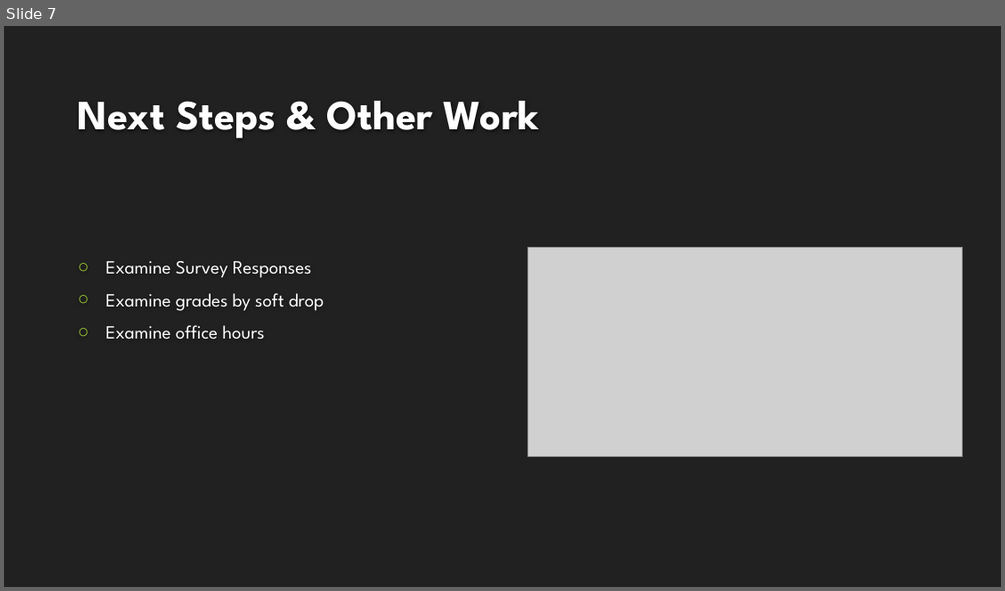
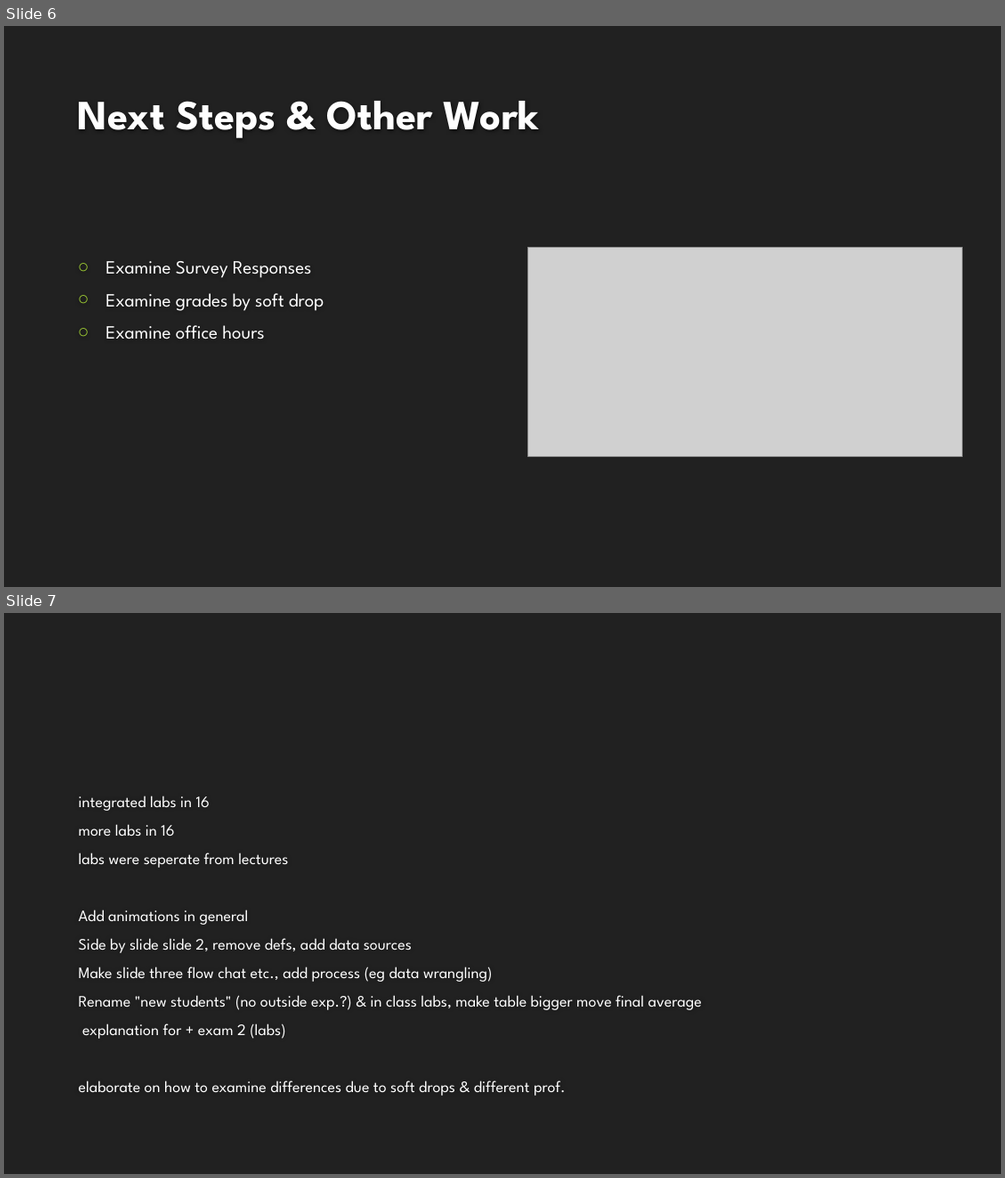
Before and after one commit to adamAbram/reu, a slide deck: CSC216 Comparison.pptx. Shown one above the other, each under a label of ours: slide 7 before the commit, slides 6 and 7 after it. The pictures are 1005x591 and 1005x1178 pixels, drawn with LibreOffice and Linux fonts; fonts in the diff are those of the drawing; grey boxes stand for pictures; background and template pictures are left out. Boxes give left, top, right and bottom in pixels: in the first picture for what was removed or moved away, otherwise in the second. Text is boxed around its words. In the diff, an @@ line names an element or a change of style, - is before the commit and + after.

```diff
--- a/CSC216 Comparison.pptx
+++ b/CSC216 Comparison.pptx
@@ slide 7 added at bbox=[4, 613, 1001, 1174], background #212121 @@
@@ text added at bbox=[79, 795, 702, 1095], 15.3 pt, text #FFFFFF @@
+integrated labs in 16
+more labs in 16
+labs were seperate from lectures
+Add animations in general
+Side by slide slide 2, remove defs, add data sources
+Make slide three flow chat etc., add process (eg data wrangling)
+Rename "new students" (no outside exp.?) & in class labs, make table bigger move final average
+explanation for + exam 2 (labs)
+elaborate on how to examine differences due to soft drops & different prof.
@@ what was slide 7 is now slide 6 @@
```
Also in this commit, not shown: 2 other slides added, 3 slides removed, 1 other file.
